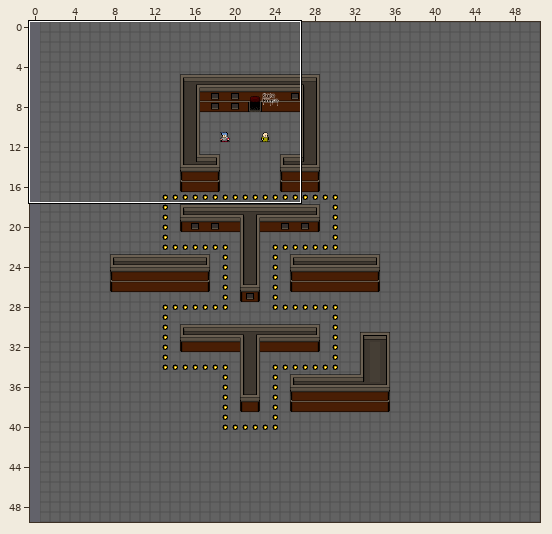
Two states of a Tiled map, assets/maze2.tmx. Above, an overview of the earlier version with the close-up marked.
Close-up. Old version:
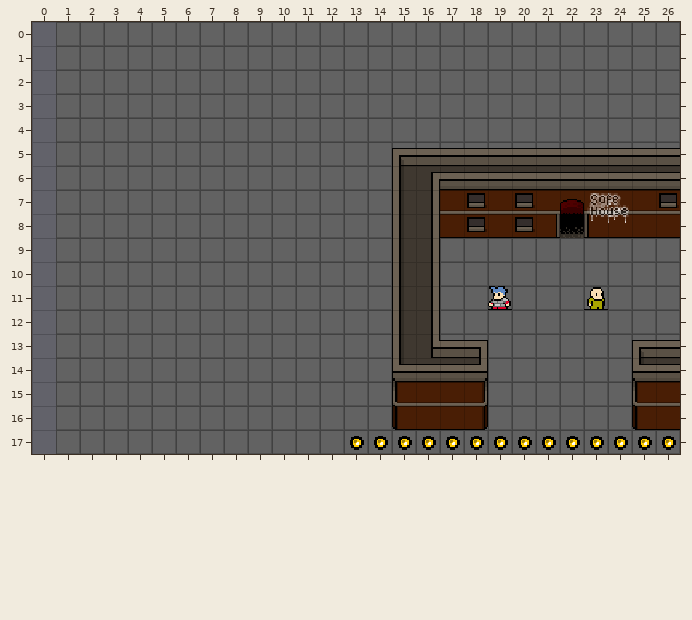
Cells are 16x16 px. Shown: x 0..26, y 0..17. The commit also changed other parts of the map, which this record leaves out. The old version is drawn lined up with the new one.
And afterwards:
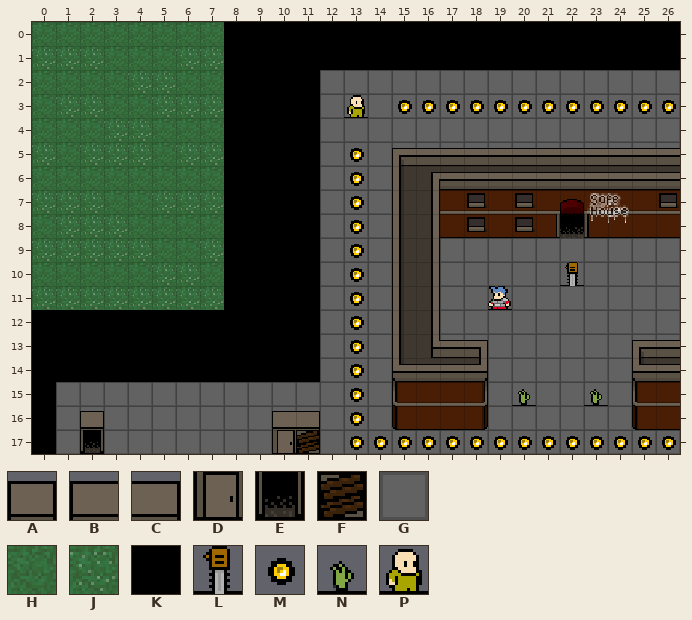
Key: from "ztown": A 6, B 7, C 8, D 23, E 38, F 86, G 124, H 178, J 194, K 223, L 249, M 250, N 252, P 255.
_ is an empty cell.
Edits made:
map size 50x50 -> 45x50 cells (old content now starts at 1,0; both pictures use the new coordinates)
Layer "bg":
Tile G becomes tile D in row 17 at x 10.
Tile G becomes tile E in row 17 at x 2.
Tile G becomes tile F in row 17 at x 11.
Tile G becomes tile H in row 0 at x 1 to 7; in row 1 at x 3 to 5; in row 2 at x 1 to 3 and 6 to 7; in row 3 at x 3 to 4; in row 4 at x 1 to 2 and 5 to 7; in row 5 at x 1 and 5.
Tile G becomes tile H in row 6 at x 1 to 7; in row 7 at x 3 to 4; in row 8 at x 4 to 7; in row 9 at x 5 to 6; in row 10 at x 1 to 4 and 7.
The author put tile H in row 0 at x 0; in rows 2 to 4 at x 0; in row 6 at x 0; in row 8 at x 0; in row 10 at x 0.
Tile G becomes tile J in row 1 at x 1 to 2 and 6 to 7; in row 2 at x 4 to 5; in row 3 at x 1 to 2 and 5 to 7; in row 4 at x 3 to 4; in row 5 at x 2 to 4 and 6 to 7; in row 7 at x 1 to 2 and 5 to 7.
Tile G becomes tile J in row 8 at x 1 to 3; in row 9 at x 1 to 4 and 7; in row 10 at x 5 to 6; in row 11 at x 1 to 7.
The author put tile J in row 1 at x 0; in row 5 at x 0; in row 7 at x 0; in row 9 at x 0; in row 11 at x 0.
Tile G becomes tile K in rows 0 to 1 at x 8 to 26; in rows 2 to 11 at x 8 to 11; in rows 12 to 14 at x 1 to 11.
The author put tile K in rows 12 to 17 at x 0.
Layer "fg":
The author put tile A in row 16 at x 2.
The author put tile B in row 16 at x 10.
The author put tile C in row 16 at x 11.
Layer "placement":
The author put tile L in row 10 at x 22.
The author put tile M in row 3 at x 15 to 26; in rows 5 to 16 at x 13.
The author put tile N in row 15 at x 20 and 23.
The author put tile P in row 3 at x 13.
Tile P is gone in row 11 at x 23.
Pixel boxes of the changes (left, top, right, bottom) in both close-ups:
changed: (32, 22, 680, 454)
